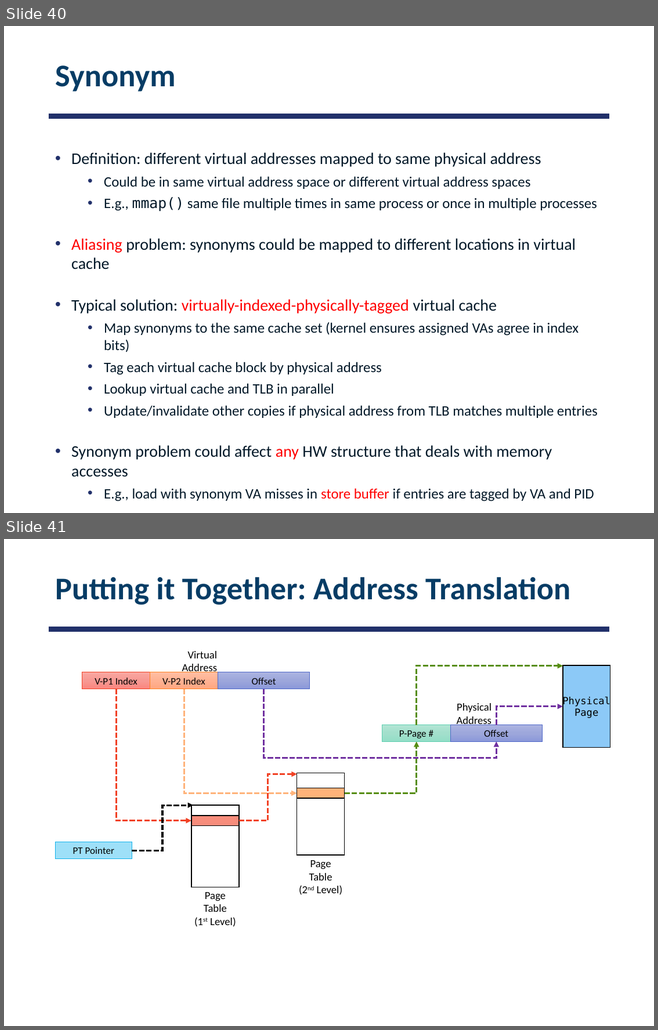
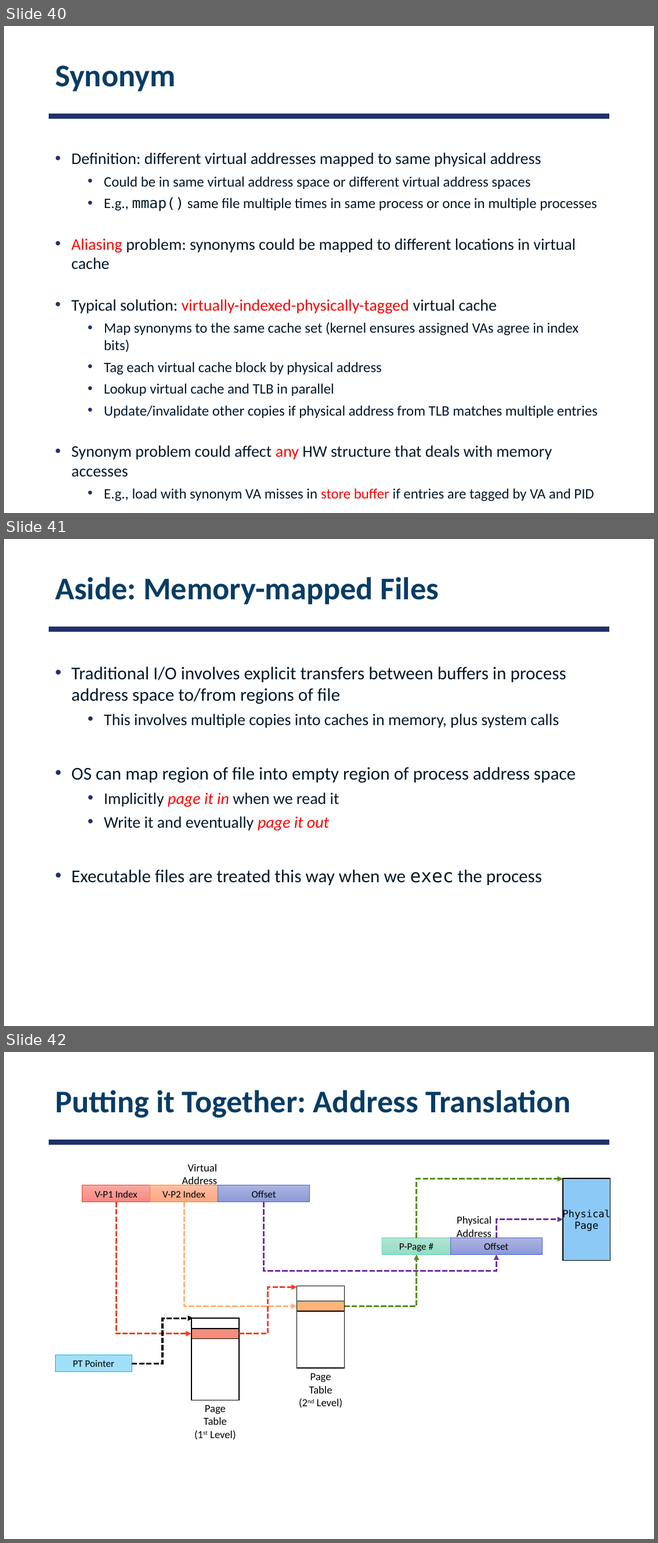
Before and after one commit to smajidzahedi/ECE350, a slide deck: 08-caching.pptx. Shown one above the other, each under a label of ours: slides 40 and 41 before the commit, slides 40, 41 and 42 after it. The pictures are 658x1030 and 658x1543 pixels, drawn with LibreOffice and Linux fonts; fonts in the diff are those of the drawing. Boxes give left, top, right and bottom in pixels: in the first picture for what was removed or moved away, otherwise in the second. Text is boxed around its words. In the diff, an @@ line names an element or a change of style, - is before the commit and + after.

Commit message:
added slide on mmap

```diff
--- a/08-caching.pptx
+++ b/08-caching.pptx
@@ slide 41 added at (4, 539, 654, 1026), background #FFFFFF; not listed: 1 template element that a slide beside it also shows @@
@@ title added at (55, 577, 438, 605), 35 pt, text #073C65, bold @@
+Aside: Memory-mapped Files
@@ text added at (71, 667, 575, 885), 20 pt, text #031828 @@
+• Traditional I/O involves explicit transfers between buffers in process address space to/from regions of file
+  • This involves multiple copies into caches in memory, plus system calls
+• OS can map region of file into empty region of process address space
+  • Implicitly page it in when we read it
+  • Write it and eventually page it out
+• Executable files are treated this way when we exec the process
@@ what was slide 41 is now slide 42 @@
```
Also in this commit, not shown: 1 other file.
